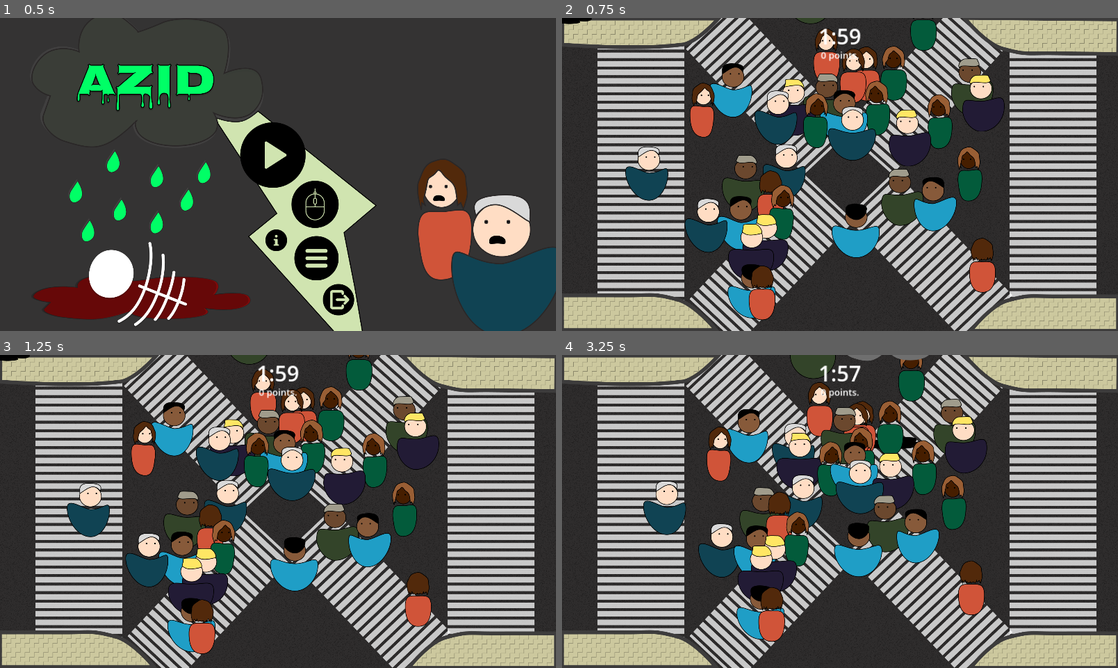
Above: before the commit, frames 1-4 (two rows, left to right).
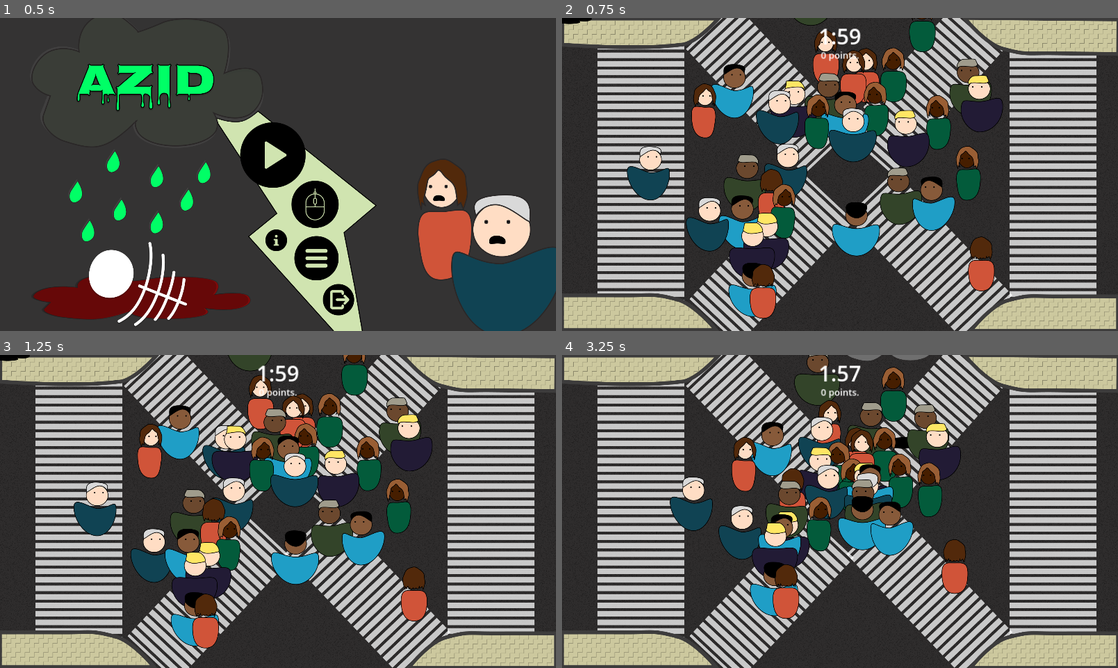
Above: after the commit, the same moments.

Repository: wetrustinprize/trijam-268
Game: Godot game, scene res://scenes/main_menu.tscn
Two runs of this game, one before a commit and one after it. Both use one fixed random seed, a clock stepped at 60 frames per second and the inputs below. Sound files missing from this copy of the repository are replaced by a short silence.
Inputs (mouse positions are in pixels of both pictures, inside the frame that each line leads up to):
- Up to frame 1 (0.5 s): no input
- Up to frame 2 (0.75 s): click (834, 155) at 0.5 s
- Up to frame 3 (1.25 s): no input
- Up to frame 4 (3.25 s): move the mouse to (962, 495) at 1.27 s; click (962, 495) at 1.42 s; move the mouse to (728, 527) at 2.02 s; click (728, 527) at 2.17 s; move the mouse to (895, 442) at 2.77 s; click (895, 442) at 2.92 s

Frame 1 is identical in both runs. In frame 2, 5.9% of the frame differs, in the area x 11-80%, y 0-97%; in frame 3, 14%; in frame 4, 25%, in the area x 14-77%, y 0-92%.

Commit message:
fix: faster humans

Diff:
--- a/actors/Human.gd
+++ b/actors/Human.gd
@@ -13,8 +13,8 @@
 
 var go_to: Vector2 = Vector2.ZERO
 
-var speed: float = 25
-var flee_speed: float = 60
+var speed: float = 60
+var flee_speed: float = 100
 var distance_threshold: float = 10
 var health: float = 3
 
